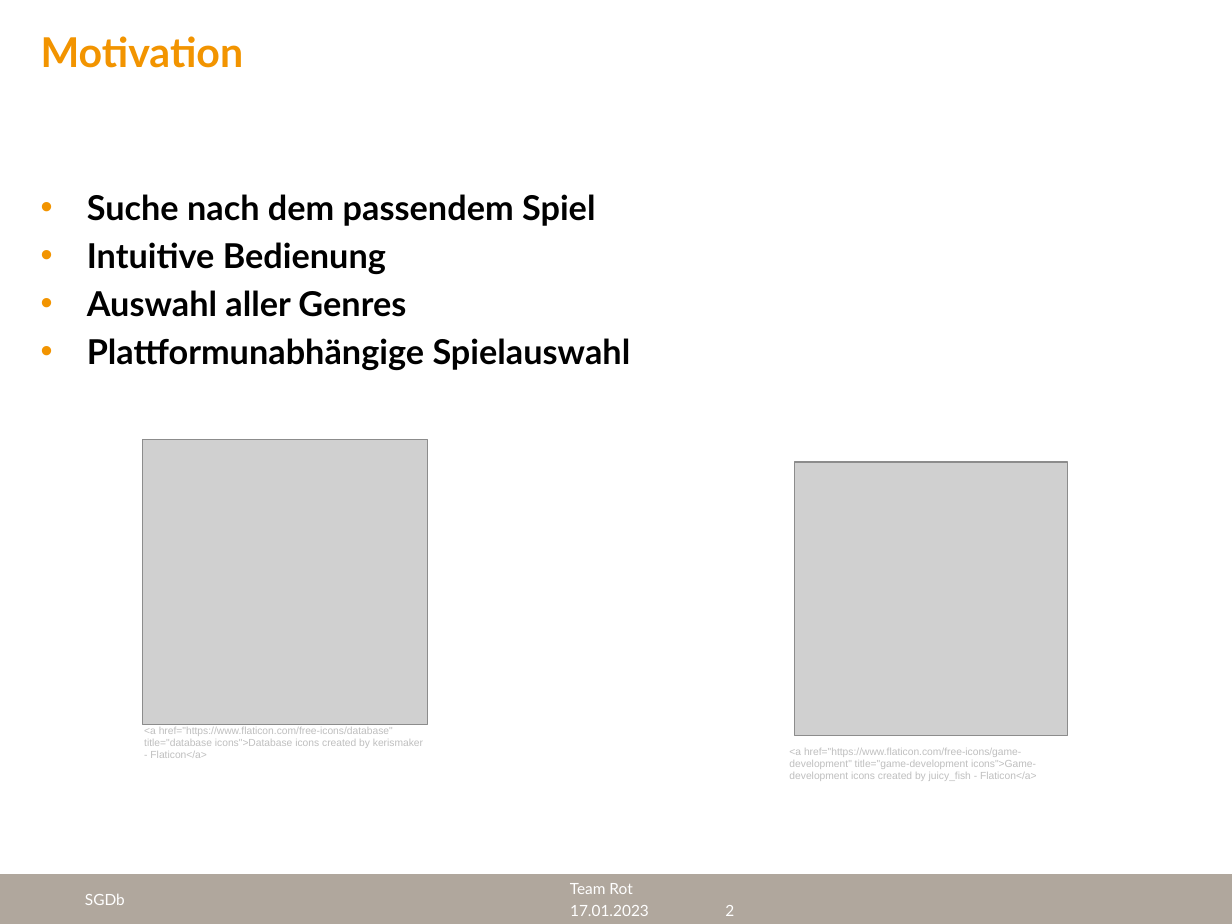
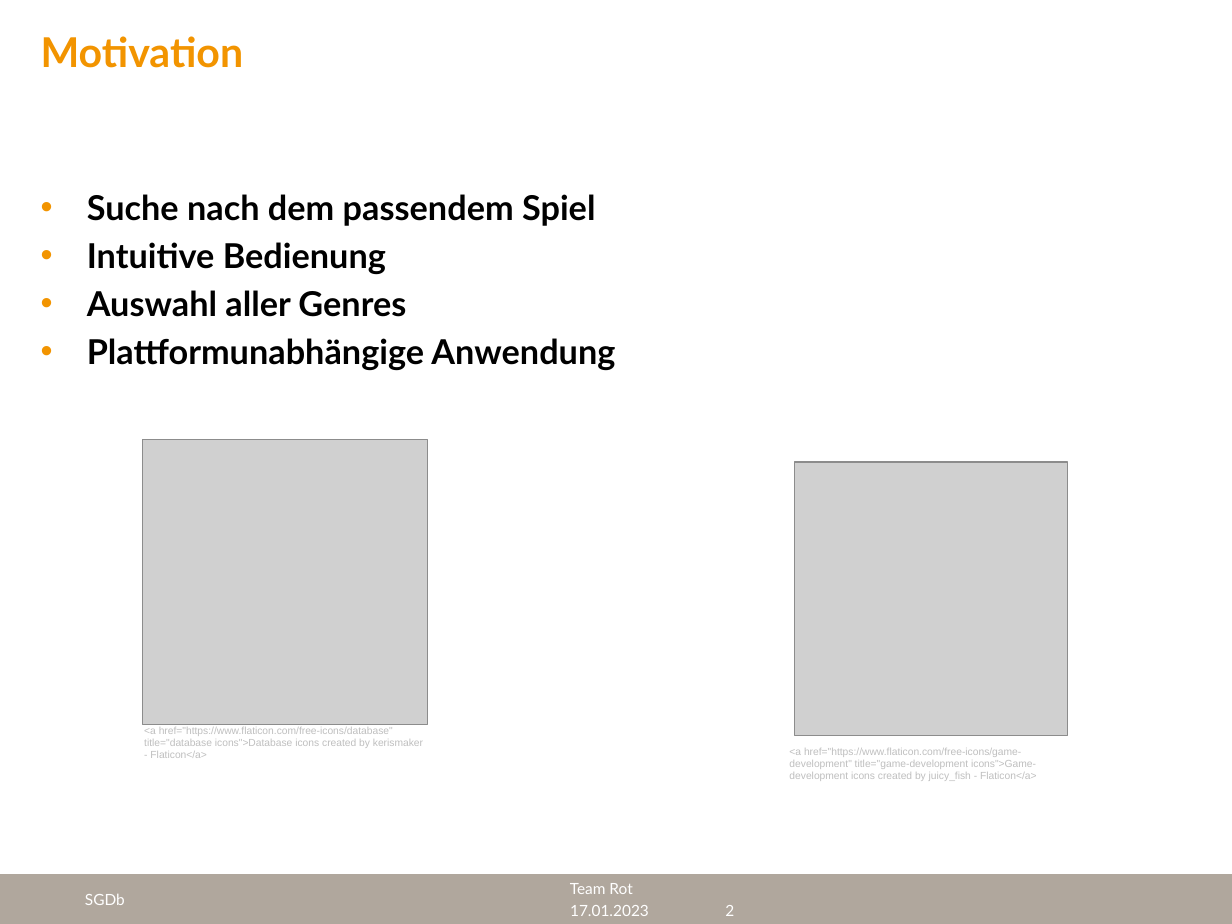
Before and after one commit to cyberlytics/SGDb, a slide deck: slide 2 of sys_doc/presentation/20230117_TeamRot_Ergebnis.pptx. Drawn at 1232x924 pixels with LibreOffice and Linux fonts; fonts in the diff are those of the drawing; grey boxes stand for pictures; background and template pictures are left out. Boxes give left, top, right and bottom in pixels: in the first picture for what was removed or moved away, otherwise in the second. Text is boxed around its words. In the diff, an @@ line names an element or a change of style, - is before the commit and + after.

```diff
--- a/sys_doc/presentation/20230117_TeamRot_Ergebnis.pptx
+++ b/sys_doc/presentation/20230117_TeamRot_Ergebnis.pptx
@@ text at bbox=[87, 338, 615, 371]: text changed @@
-• Plattformunabhängige Spielauswahl
+• Plattformunabhängige Anwendung
```
Also in this commit, not shown: 3 other slides changed, 3 other files.
